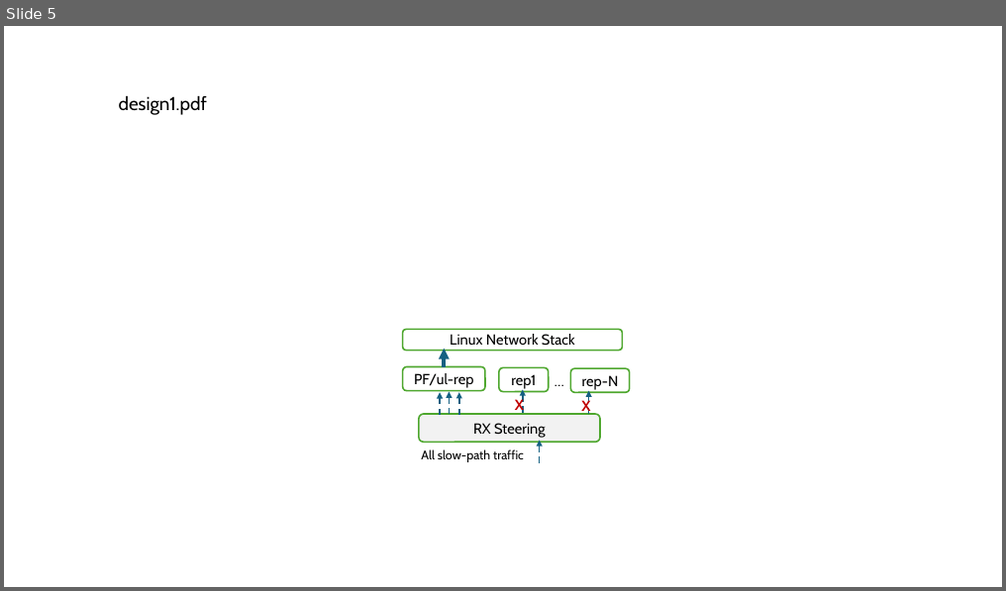
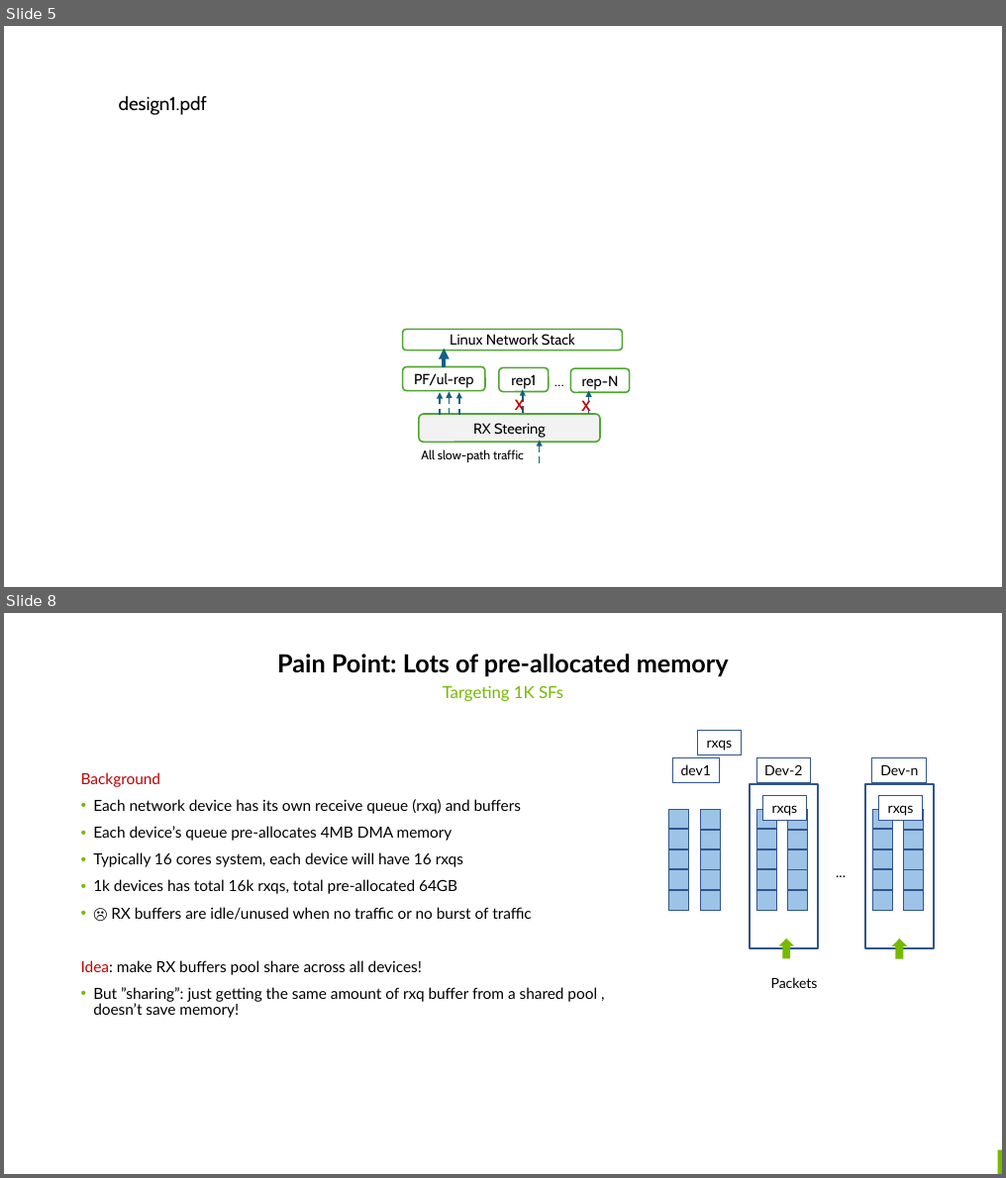
Before and after one commit to williamtu/netdevconf18-sharedmem, a slide deck: netdevconf0x18-sharedmem.pptx. Shown one above the other, each under a label of ours: slide 5 before the commit, slides 5 and 8 after it; the slides between them are not shown. The pictures are 1006x591 and 1006x1178 pixels, drawn with LibreOffice and Linux fonts; fonts in the diff are those of the drawing; background and template pictures are left out. Boxes give left, top, right and bottom in pixels: in the first picture for what was removed or moved away, otherwise in the second. Text is boxed around its words. In the diff, an @@ line names an element or a change of style, - is before the commit and + after.

```diff
--- a/netdevconf0x18-sharedmem.pptx
+++ b/netdevconf0x18-sharedmem.pptx
@@ slide 8 added at bbox=[4, 613, 1002, 1174], background #FFFFFF @@
@@ title added at bbox=[277, 654, 729, 676], 24 pt, text #000000, bold @@
+Pain Point: Lots of pre-allocated memory
@@ text added at bbox=[443, 685, 563, 701], 16 pt, text #76B900 @@
+Targeting 1K SFs
@@ rectangle added at bbox=[698, 731, 741, 756], fill #FFFFFF, outline #325491 0.75 pt, 13.3 pt, text #000000 @@
+rxqs
@@ rectangle added at bbox=[672, 759, 719, 783], fill #FFFFFF, outline #325491 0.75 pt, 13.3 pt, text #000000 @@
+dev1
@@ group added at bbox=[749, 759, 818, 950]: 13 rectangles @@
+rxqs
+Dev-2
@@ group added at bbox=[865, 759, 934, 950]: 13 rectangles @@
+rxqs
+Dev-n
@@ text added at bbox=[81, 772, 597, 1018], 14.7 pt, text #000000 @@
+Background
+• Each network device has its own receive queue (rxq) and buffers
+• Each device’s queue pre-allocates 4MB DMA memory
+• Typically 16 cores system, each device will have 16 rxqs
+• 1k devices has total 16k rxqs, total pre-allocated 64GB
+• ☹ RX buffers are idle/unused when no traffic or no burst of traffic
+Idea: make RX buffers pool share across all devices!
+• But ”sharing”: just getting the same amount of rxq buffer from a shared pool , doesn’t save memory!
@@ text added at bbox=[829, 861, 853, 884], 13.3 pt, text #000000 @@
+...
@@ group added at bbox=[669, 809, 690, 910]: 5 rectangles @@
@@ group added at bbox=[700, 810, 721, 910]: 5 rectangles @@
@@ right arrow added at bbox=[779, 939, 795, 959], fill #76B900 @@
@@ right arrow added at bbox=[892, 940, 908, 959], fill #76B900 @@
@@ text added at bbox=[771, 977, 818, 988], 13.3 pt, text #000000 @@
+Packets
@@ rectangle added at bbox=[998, 1151, 1002, 1174], fill #76B900 @@
```
Also in this commit, not shown: 3 other slides added, 1 slide removed, 2 other files.
